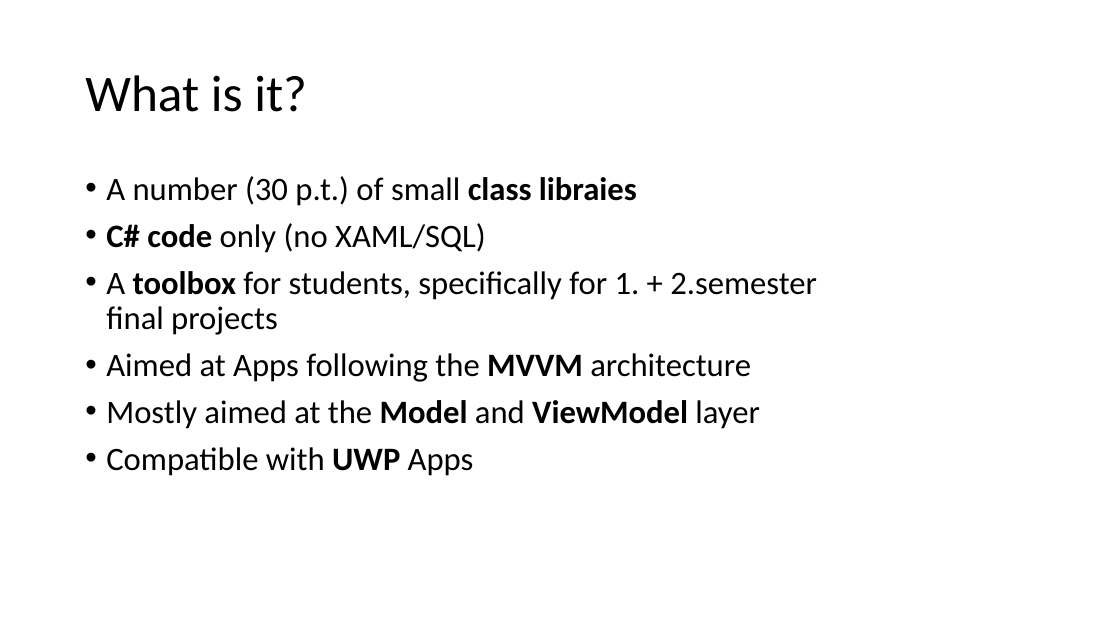
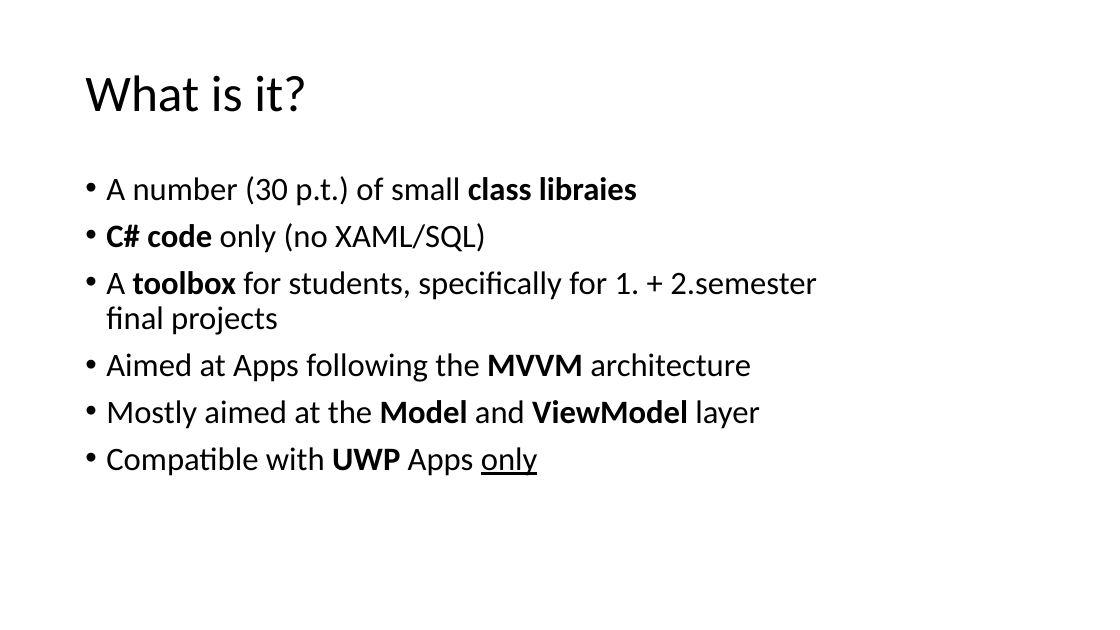
Before and after one commit to perl-easj/Teaching-materials, a slide deck: slide 3 of CSharpProgramming/Presentations/MVVMStarter Class Library.pptx. Drawn at 1120x630 pixels with LibreOffice and Linux fonts; fonts in the diff are those of the drawing. Boxes give left, top, right and bottom in pixels: in the first picture for what was removed or moved away, otherwise in the second. Text is boxed around its words. In the diff, an @@ line names an element or a change of style, - is before the commit and + after.

```diff
--- a/CSharpProgramming/Presentations/MVVMStarter Class Library.pptx
+++ b/CSharpProgramming/Presentations/MVVMStarter Class Library.pptx
@@ text at (106, 447, 538, 476): text changed @@
-• Compatible with UWP Apps
+• Compatible with UWP Apps only
```
Also in this commit, not shown: 7 other slides changed, 21 slides added, 1 slide removed, 2 other files.
